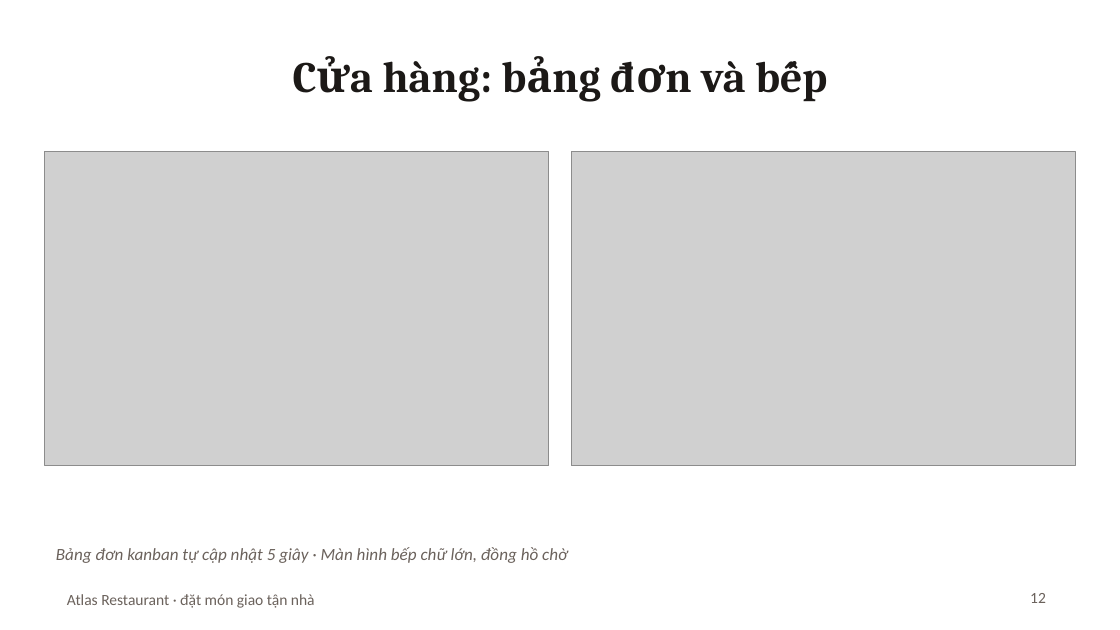
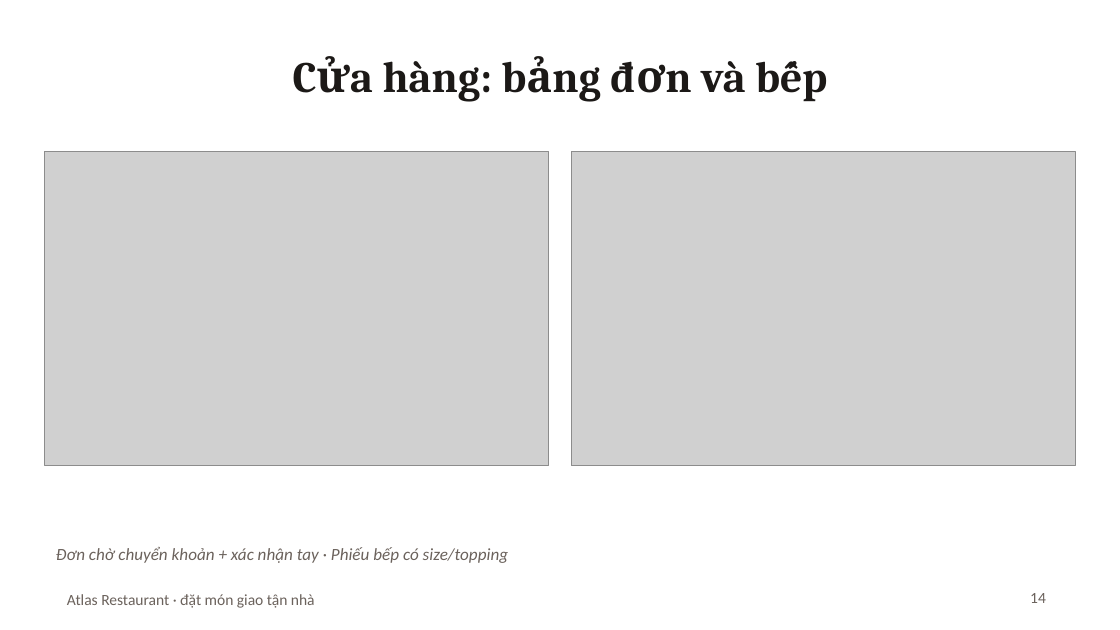
Before and after one commit to Anpham120/restaurant-ordering-mobile, a slide deck: slide 14 of docs/Slide_BTL_AtlasRestaurant.pptx (slide 12 before the commit). Drawn at 1120x630 pixels with LibreOffice and Linux fonts; fonts in the diff are those of the drawing; grey boxes stand for pictures. Boxes give left, top, right and bottom in pixels: in the first picture for what was removed or moved away, otherwise in the second. Text is boxed around its words. In the diff, an @@ line names an element or a change of style, - is before the commit and + after.

```diff
--- a/docs/Slide_BTL_AtlasRestaurant.pptx
+++ b/docs/Slide_BTL_AtlasRestaurant.pptx
@@ text at (56, 547, 508, 563): text changed @@
-Bảng đơn kanban tự cập nhật 5 giây · Màn hình bếp chữ lớn, đồng hồ chờ
+Đơn chờ chuyển khoản + xác nhận tay · Phiếu bếp có size/topping
@@ page number at (1030, 593, 1046, 603): text changed @@
-12
+14
```
Also in this commit, not shown: 9 other slides changed, 4 slides added, 2 slides removed, 5 other files.
